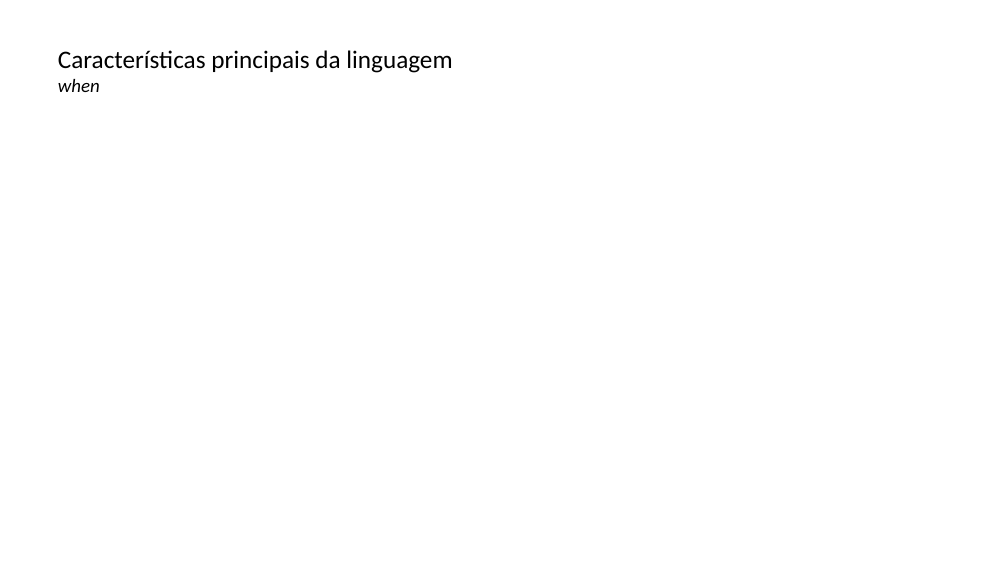
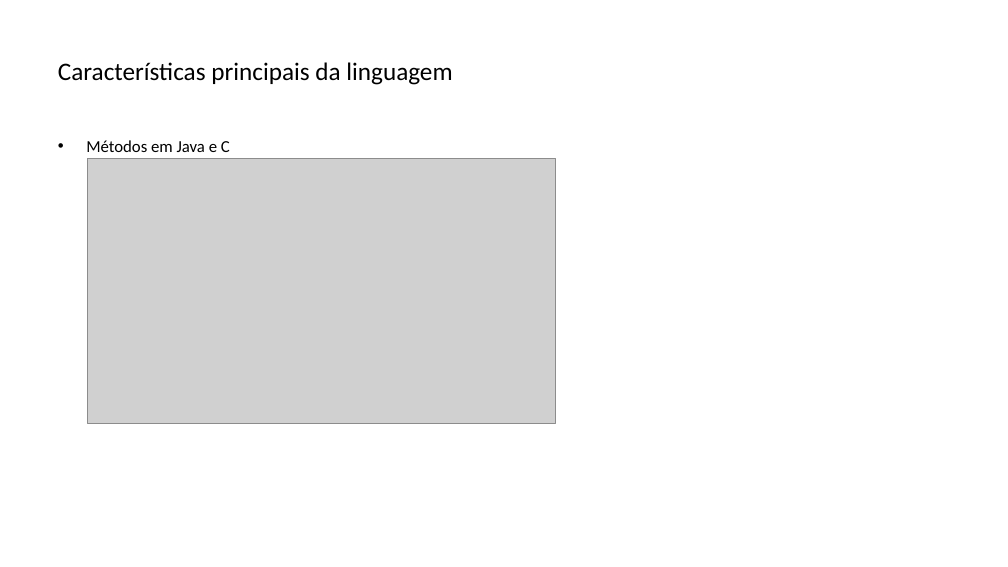
Before and after one commit to lquatrin/inf2591, a slide deck: slide 11 of x10.pptx (slide 18 before the commit). Drawn at 1008x567 pixels with LibreOffice and Linux fonts; fonts in the diff are those of the drawing; grey boxes stand for pictures. Boxes give left, top, right and bottom in pixels: in the first picture for what was removed or moved away, otherwise in the second. Text is boxed around its words. In the diff, an @@ line names an element or a change of style, - is before the commit and + after.

```diff
--- a/x10.pptx
+++ b/x10.pptx
@@ title at [58,62,452,85]: text changed @@
-Características principais da linguagem
-when
+  Características principais da linguagem
@@ text added at [86,140,230,152], 16 pt, text #000000 @@
+• Métodos em Java e C
@@ picture added at [87,159,556,423] @@
```
Also in this commit, not shown: 11 other slides changed, 2 slides added, 2 slides removed, 5 other files.
